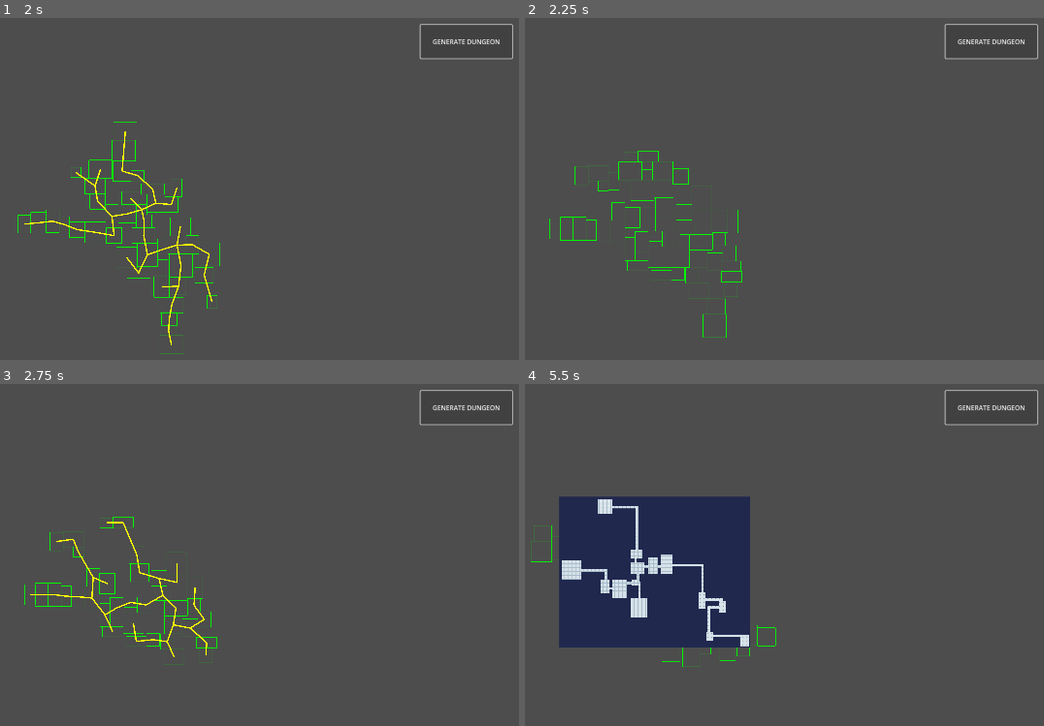
Above: before the commit, frames 1-4 (two rows, left to right).
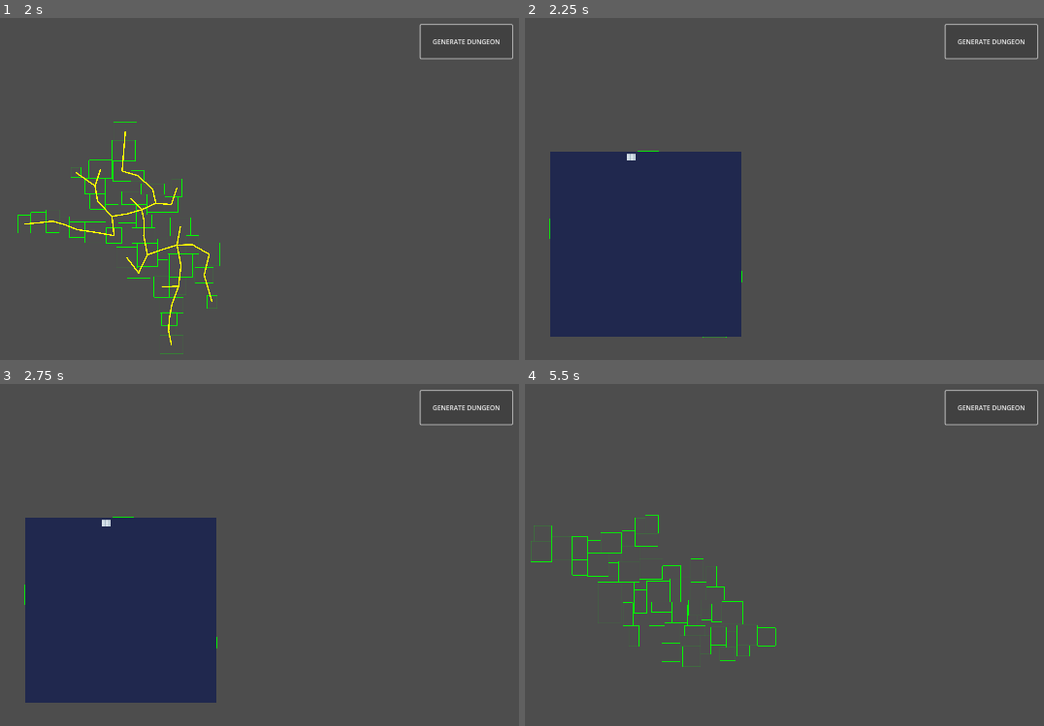
Above: after the commit, the same moments.

Repository: CodyI20/ProceduralDungeonGodot
Game: Godot game, scene res://Scenes/main_scene.tscn
The game is run twice, just before and just after one commit, with the same random seed, the same clock (stepped at 60 frames per second) and the same inputs. The project has no main scene, so this scene is started directly.
Inputs:
- Up to frame 1 (2 s): click "GENERATE DUNGEON" at 0.5 s; click "GENERATE DUNGEON" at 1.25 s
- Up to frame 2 (2.25 s): click "GENERATE DUNGEON" at 2 s
- Up to frame 3 (2.75 s): no input
- Up to frame 4 (5.5 s): tap Enter at 2.75 s; hold Tab (ui_focus_next) 2.78-3.53 s; tap Space (ui_select) at 3.02, 3.05, 3.32, 3.6, 3.77, 4.07, 4.55, 5.27 s; tap Tab (ui_focus_next) at 3.8, 5.1 s; hold Tab (ui_focus_next) 4.28-5.03 s

Frame 1 is identical in both runs. In frame 2, 20% of the frame differs, in the area x 4-42%, y 39-94%; in frame 3, 20%; in frame 4, 16%.
Error before the commit: Invalid call. Nonexistent function 'get_closest_point' in base 'Nil'. (res://Scripts/main_scene.gd:124)
Error after the commit: Invalid call. Nonexistent function 'get_closest_point' in base 'Nil'. (res://Scripts/main_scene.gd:125)

Commit message:
Small update
 - Added the make_map() function to the automatic generation sequence

Diff:
--- a/Scripts/main_scene.gd
+++ b/Scripts/main_scene.gd
@@ -14,7 +14,7 @@
 @export var horizontalSpread = 0
 @export var cull = 0.2
 
-var path # A* pathfiunding object
+var path # A* pathfinding object
 
 func _ready():
 	if rooms_container == null:
@@ -27,6 +27,7 @@
 func make_many_rooms():
 	for room in rooms_container.get_children():
 		room.queue_free()
+	map.clear()
 	path = null
 	for i in range(numberOfRooms):
 		var startPosition = Vector2(randf_range(-horizontalSpread, horizontalSpread), 0)
@@ -35,9 +36,9 @@
 		var width = minSize + randi() % (maxSize - minSize)
 		var height = minSize + randi() % (maxSize - minSize)
 		newRoom.make_room(startPosition, Vector2(width, height) * tileSize)
-	#wait for the rooms to spread
+	# Wait for the rooms to spread
 	await get_tree().create_timer(1.1).timeout
-	#cull rooms
+	# Cull rooms
 	var roomPositions = []
 	for room in rooms_container.get_children():
 		if randf() < cull:
@@ -46,8 +47,10 @@
 			room.freeze = true
 			roomPositions.append(Vector2(room.position.x, room.position.y))
 	await get_tree().process_frame
-	#generate a MST
+	# Generate a MST
 	path = find_mst(roomPositions)
+	await get_tree().create_timer(1.1).timeout
+	make_map()
 
 func _draw():
 	for room in rooms_container.get_children():
@@ -68,24 +71,22 @@
 			n.queue_free()
 		path = null
 		make_many_rooms()
-	if event.is_action_pressed('ui_focus_next'):
-		make_map()
 
 func find_mst(nodes):
-	#Prim's algorithm
+	# Prim's algorithm
 	path = AStar2D.new()
 	path.add_point(path.get_available_point_id(), nodes.pop_front())
 
-	#repeat until no more node remains
+	# Repeat until no more node remains
 	while nodes:
-		var minD = INF #minimum distance so far
-		var minP = null #position of that node
-		var p = null #current position
-		#loop through all points in the path
+		var minD = INF # Minimum distance so far
+		var minP = null # Position of that node
+		var p = null # Current position
+		# Loop through all points in the path
 		for p1 in path.get_point_ids():
 			var p3
 			p3 = path.get_point_position(p1)
-			#loop though the remaining nodes
+			# Loop though the remaining nodes
 			for p2 in nodes:
 				if p3.distance_to(p2) < minD:
 					minD = p3.distance_to(p2)
@@ -98,10 +99,10 @@
 	return path
 
 func make_map():
-	#created tilemap from rooms and path
+	# Created tilemap from rooms and path
 	map.clear()
 
-	#fill tielemap with walls and then carve with empty rooms
+	# Fill tilemap with walls and then carve with empty rooms
 	var fullRectangle = Rect2()
 	for room in rooms_container.get_children():
 		var r = Rect2(room.position - room.size, room.get_node("CollisionShape2D").shape.extents * 2)
@@ -111,8 +112,8 @@
 	for x in range(topLeft.x, bottomRight.x):
 		for y in range(topLeft.y, bottomRight.y):
 			map.set_cell(Vector2i(x, y), 0, Vector2i(10,6))
-	#carve the rooms
-	var corridors = [] #one corridor per connection
+	# Carve the rooms
+	var corridors = [] # One corridor per connection
 	for room in rooms_container.get_children():
 		var s = (room.size / tileSize).floor()
 		var pos = map.local_to_map(room.position)
@@ -120,7 +121,7 @@
 		for x in range(2, s.x * 2 - 1):
 			for y in range(2, s.y * 2 - 1):
 				map.set_cell(Vector2i(ul.x + x, ul.y + y), 0, Vector2i(4, 2))
-		#carve the connection
+		# Carve the connection
 		var p = path.get_closest_point(Vector2(room.position.x, room.position.y))
 		for conn in path.get_point_connections(p):
 			if not conn in corridors:
@@ -130,14 +131,14 @@
 			corridors.append(p)
 
 func carve_path(pos1, pos2):
-	#carve a pth between two points
+	# Carve a path between two points
 	var xDiff = sign(pos2.x - pos1.x)
 	var yDiff = sign(pos2.y - pos1.y)
 	if xDiff == 0:
 		xDiff = pow(-1.0, randi() % 2)
 	if yDiff == 0:
 		yDiff = pow(-1.0, randi() % 2)
-	#choose either x and then y or y and then x
+	# Choose either x and then y or y and then x
 	var xY = pos1
 	var yX = pos2
 	if(randi() % 2) > 0:
@@ -145,7 +146,7 @@
 		yX = pos1
 	for x in range(pos1.x, pos2.x, xDiff):
 		map.set_cell(Vector2i(x, xY.y), 0, Vector2i(4, 2))
-		map.set_cell(Vector2i(x, xY.y + yDiff), 0, Vector2i(4, 2)) #widen the corridors
+		map.set_cell(Vector2i(x, xY.y + yDiff), 0, Vector2i(4, 2)) # Widen the corridors
 	for y in range(pos1.y, pos2.y, yDiff):
 		map.set_cell(Vector2i(yX.x, y), 0, Vector2i(4, 2))
-		map.set_cell(Vector2i(yX.x + xDiff, y), 0, Vector2i(4, 2)) #widen the corridors
+		map.set_cell(Vector2i(yX.x + xDiff, y), 0, Vector2i(4, 2)) # Widen the corridors
